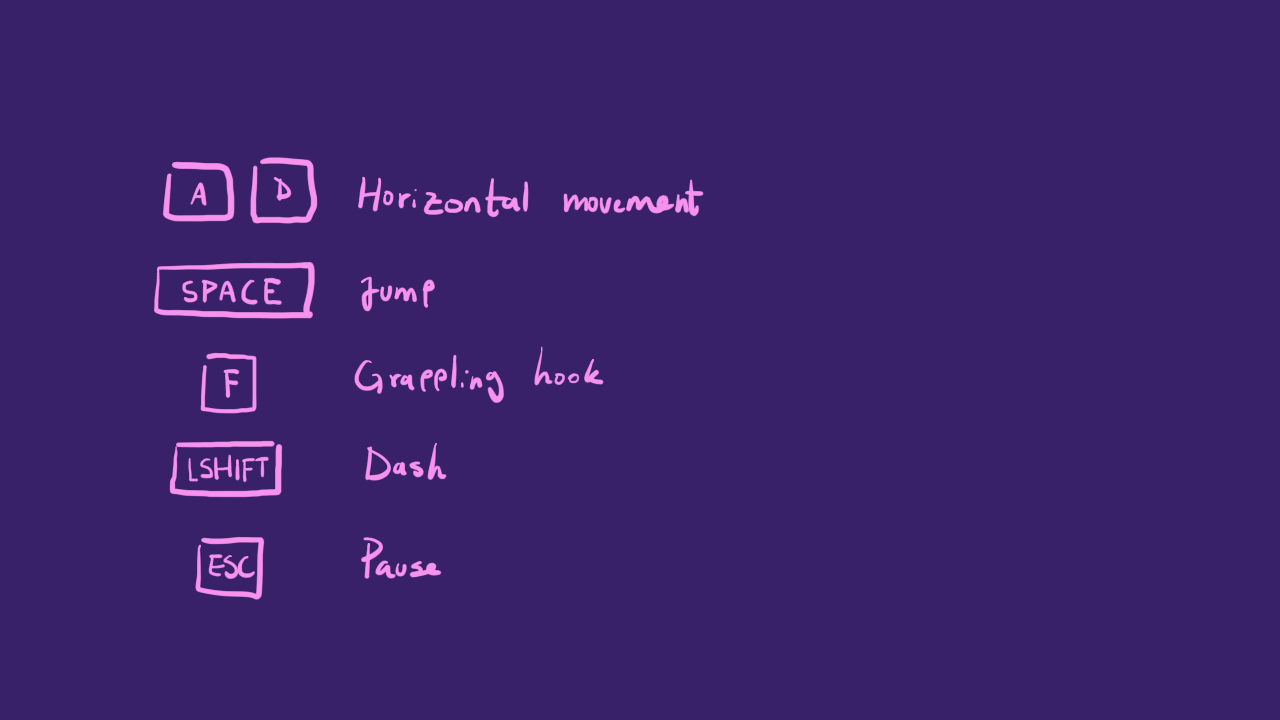
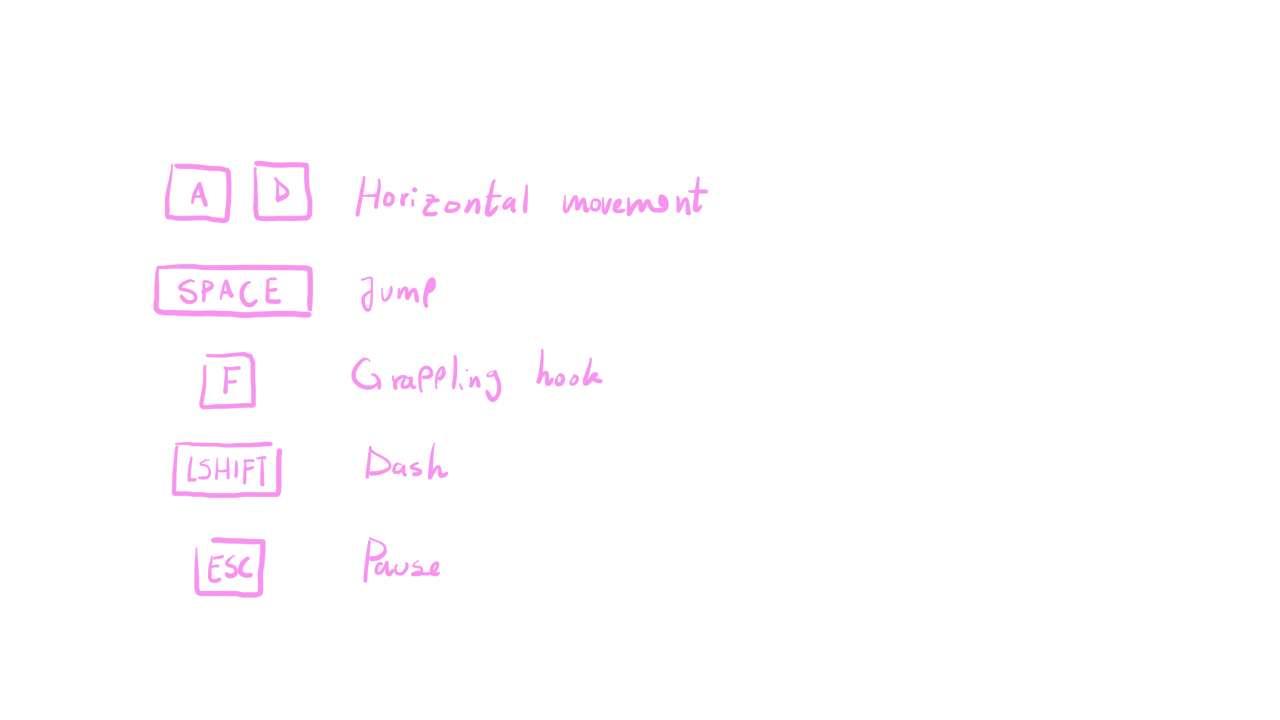
Two versions of the same layered image (w=1280, h=720). Layer-by-layer changes:
showed "Paint Layer 3", painted on it over bbox(128, 0, 768, 640)
hid "Paint Layer 2" over bbox(128, 128, 704, 704)
hid "Paint Layer 1" over bbox(0, 0, 1280, 720)
